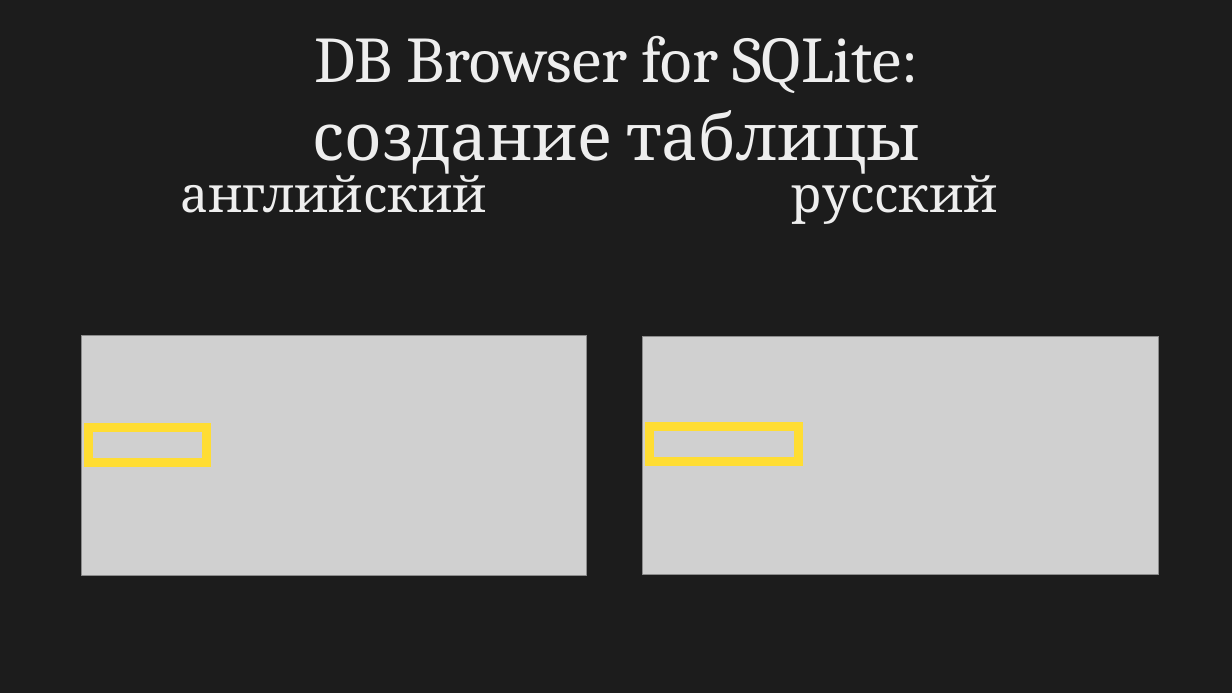
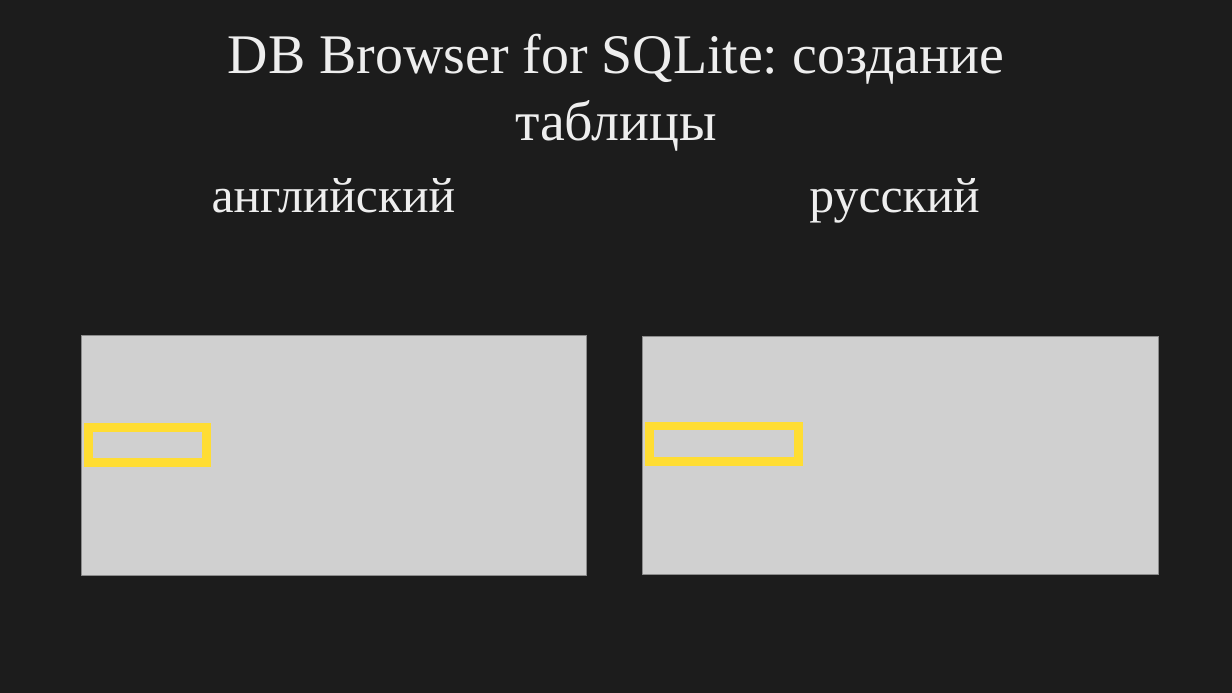
Before and after one commit to Evtish/sqlite-cpp-example, a slide deck: slide 3 of instructions.pptx. Drawn at 1232x693 pixels with LibreOffice and Linux fonts; fonts in the diff are those of the drawing; grey boxes stand for pictures. Boxes give left, top, right and bottom in pixels: in the first picture for what was removed or moved away, otherwise in the second. Text is boxed around its words. In the diff, an @@ line names an element or a change of style, - is before the commit and + after.

```diff
--- a/instructions.pptx
+++ b/instructions.pptx
@@ text at (x1=228, y1=33, x2=1003, y2=151): text changed; size 42 to 36 pt; font Cambria to Times New Roman @@
-DB Browser for SQLite:
-создание таблицы
+DB Browser for SQLite: создание таблицы
@@ title "русский" at (x1=809, y1=178, x2=979, y2=223): font Cambria to Times New Roman @@
@@ text "английский" at (x1=212, y1=178, x2=456, y2=213): font Cambria to Times New Roman @@
```
Also in this commit, not shown: 11 other slides changed.
